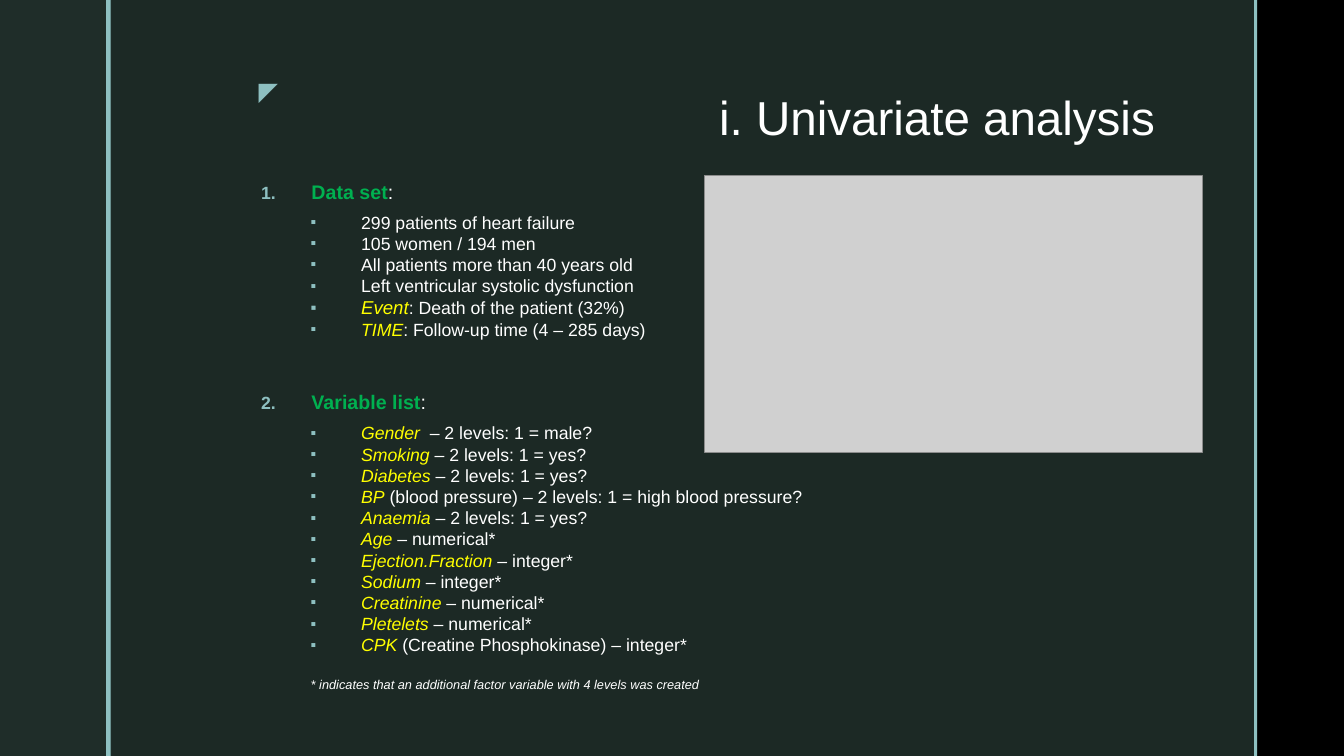
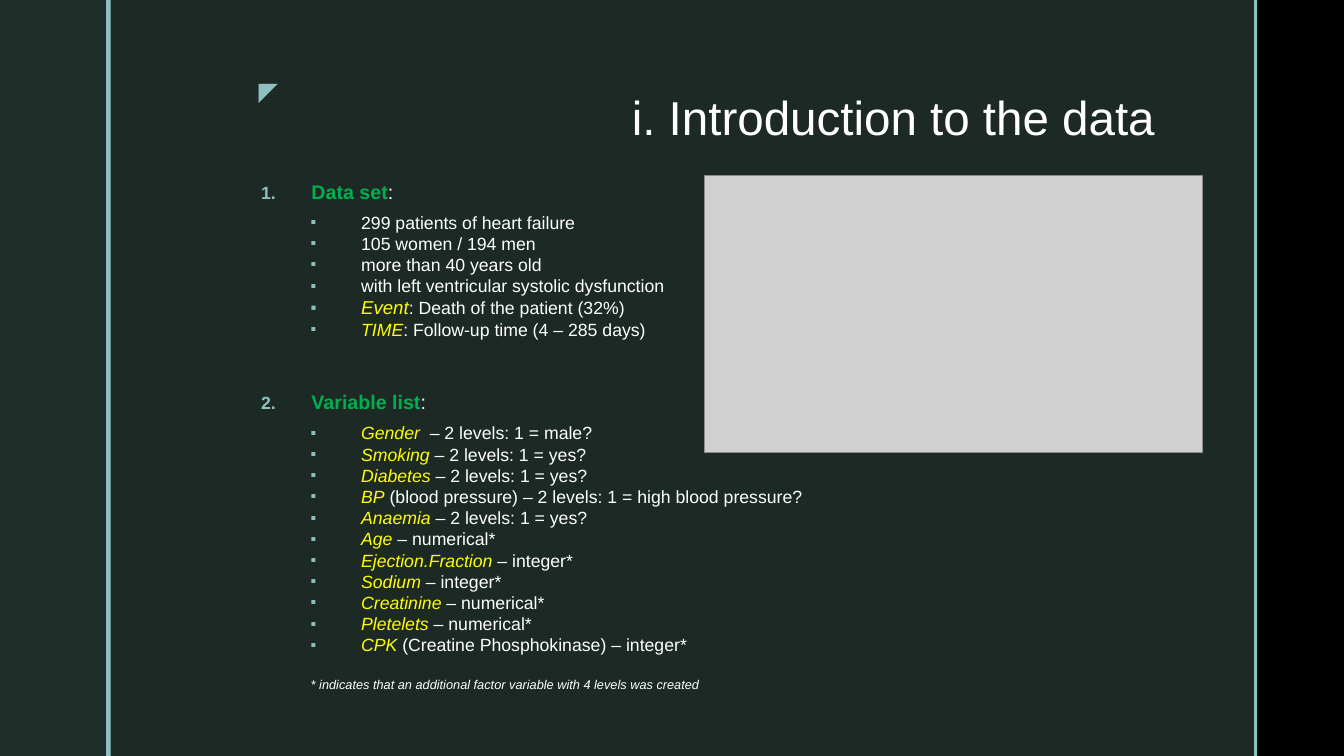
Before and after one commit to SebastianVeuskens/DSA-Project, a slide deck: slide 3 of presentation.pptx. Drawn at 1344x756 pixels with LibreOffice and Linux fonts; fonts in the diff are those of the drawing; grey boxes stand for pictures; background and template pictures are left out. Boxes give left, top, right and bottom in pixels: in the first picture for what was removed or moved away, otherwise in the second. Text is boxed around its words. In the diff, an @@ line names an element or a change of style, - is before the commit and + after.

```diff
--- a/presentation.pptx
+++ b/presentation.pptx
@@ title at (632,100,1154,136): text changed @@
-i. Univariate analysis
+i. Introduction to the data
@@ text at (361,258,664,296): text changed @@
-  ▪ All patients more than 40 years old
-  ▪ Left ventricular systolic dysfunction
+  ▪ more than 40 years old
+  ▪ with left ventricular systolic dysfunction
```
Also in this commit, not shown: 2 other slides changed, 3 slides added, 17 other files.
